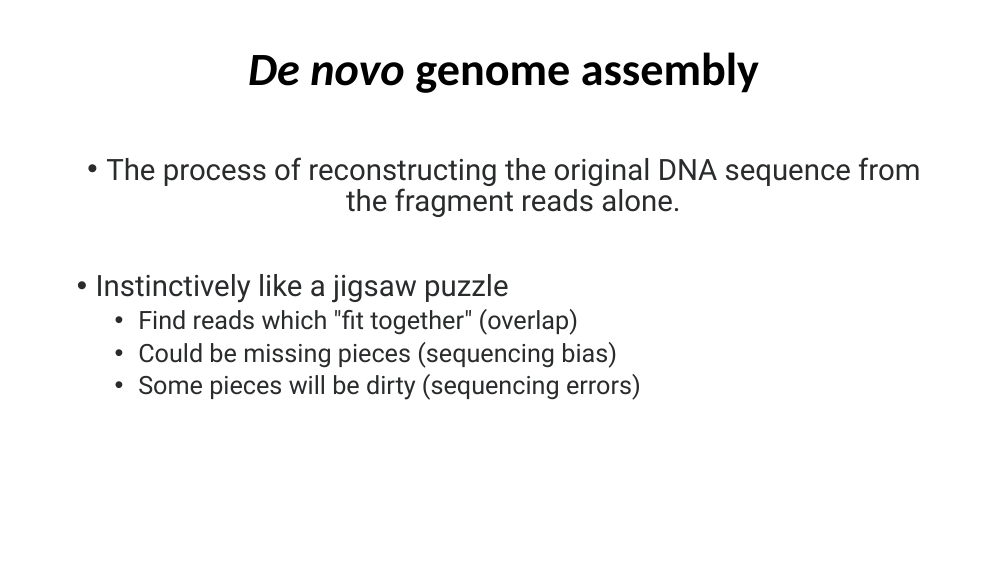
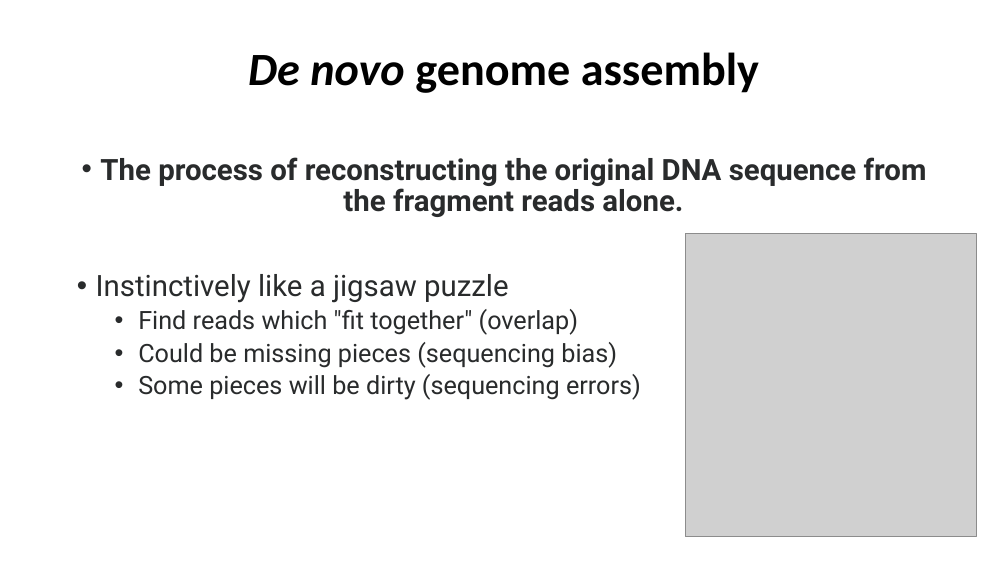
Before and after one commit to Jokendo-collab/aced-bioinfo, a slide deck: slide 5 of JavanIntroSlides/intro2assembly_part1.pptx. Drawn at 1008x567 pixels with LibreOffice and Linux fonts; fonts in the diff are those of the drawing; grey boxes stand for pictures. Boxes give left, top, right and bottom in pixels: in the first picture for what was removed or moved away, otherwise in the second. Text is boxed around its words. In the diff, an @@ line names an element or a change of style, - is before the commit and + after.

```diff
--- a/JavanIntroSlides/intro2assembly_part1.pptx
+++ b/JavanIntroSlides/intro2assembly_part1.pptx
@@ text at (100,157,927,217): bold on in "The process of reconstructing the original DNA ..." @@
@@ picture added at (685,234,976,537) @@
```
Also in this commit, not shown: 8 other slides changed, 1 other file.
